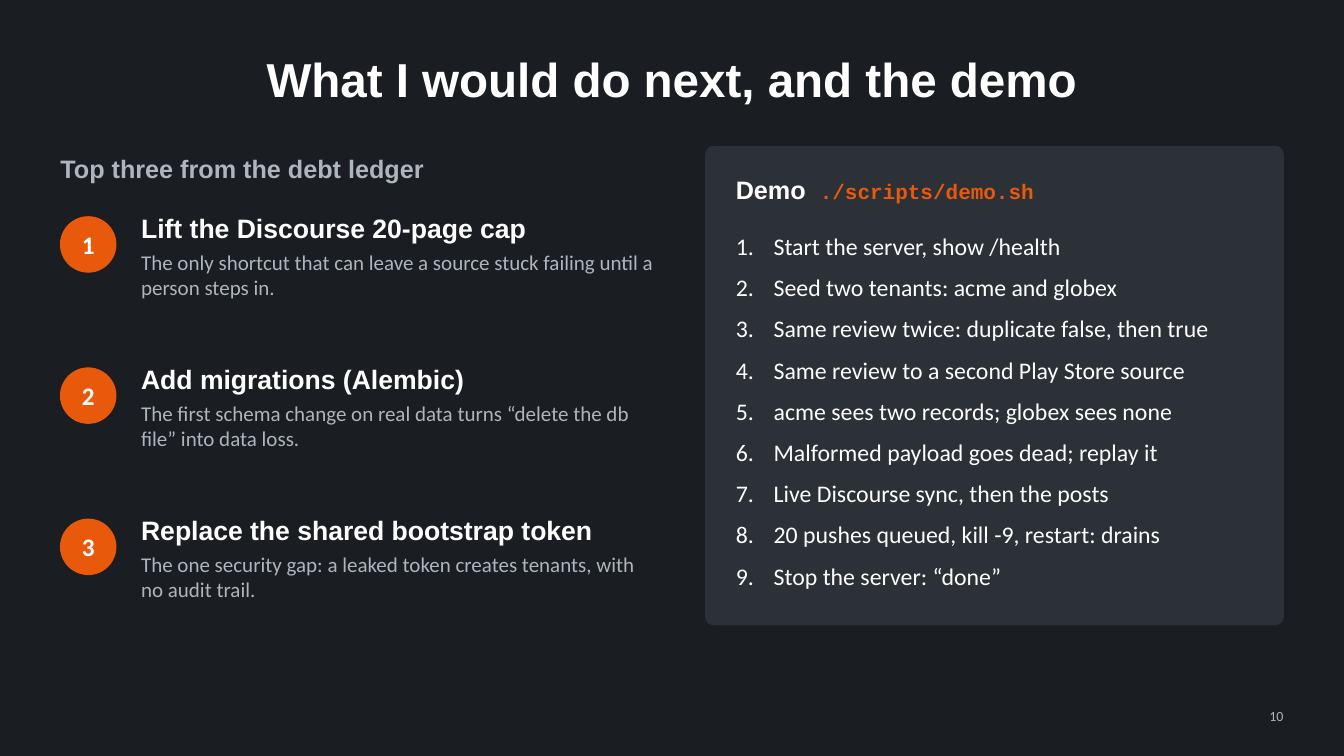
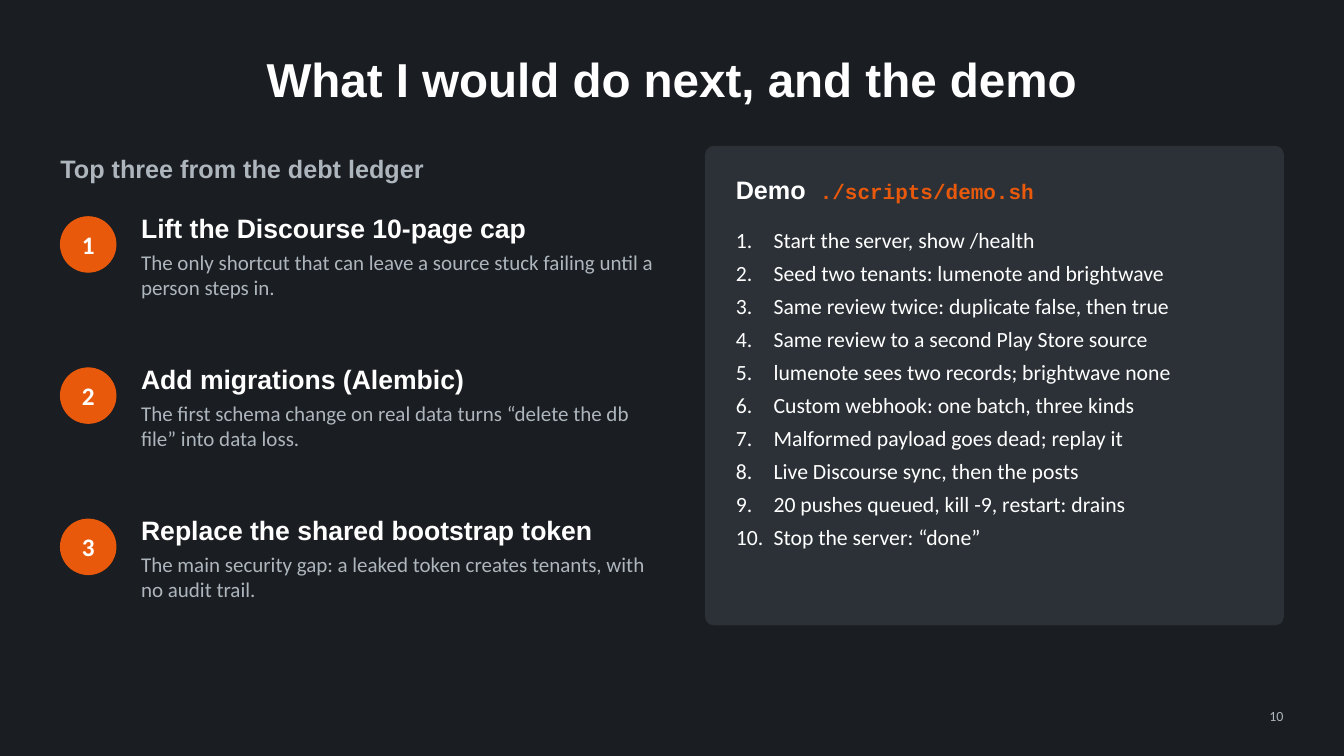
Before and after one commit to regalmoix/feedback-ingest, a slide deck: slide 10 of docs/slides/deck.pptx. Drawn at 1344x756 pixels with LibreOffice and Linux fonts; fonts in the diff are those of the drawing. Boxes give left, top, right and bottom in pixels: in the first picture for what was removed or moved away, otherwise in the second. Text is boxed around its words. In the diff, an @@ line names an element or a change of style, - is before the commit and + after.

```diff
--- a/docs/slides/deck.pptx
+++ b/docs/slides/deck.pptx
@@ text at bbox=[141, 218, 526, 243]: text changed @@
-Lift the Discourse 20-page cap
+Lift the Discourse 10-page cap
@@ text at bbox=[774, 233, 1169, 549]: size 17 to 15.5 pt in "Start the server, show /health", "Same review twice: duplicate false, then true", "Same review to a second Play Store ...", "Malformed payload goes dead; replay it" and 3 more places; less space between paragraphs @@
@@ text at bbox=[774, 266, 1164, 285]: text changed; size 17 to 15.5 pt @@
-2. Seed two tenants: acme and globex
+2. Seed two tenants: lumenote and brightwave
@@ text at bbox=[774, 365, 1170, 416]: text changed; size 17 to 15.5 pt @@
-5. acme sees two records; globex sees none
+5. lumenote sees two records; brightwave none
+6. Custom webhook: one batch, three kinds
@@ text at bbox=[141, 557, 644, 597]: text changed @@
-The one security gap: a leaked token creates tenants, with no audit trail.
+The main security gap: a leaked token creates tenants, with no audit trail.
```
Also in this commit, not shown: 9 other slides changed, 1 slide added, 23 other files.
